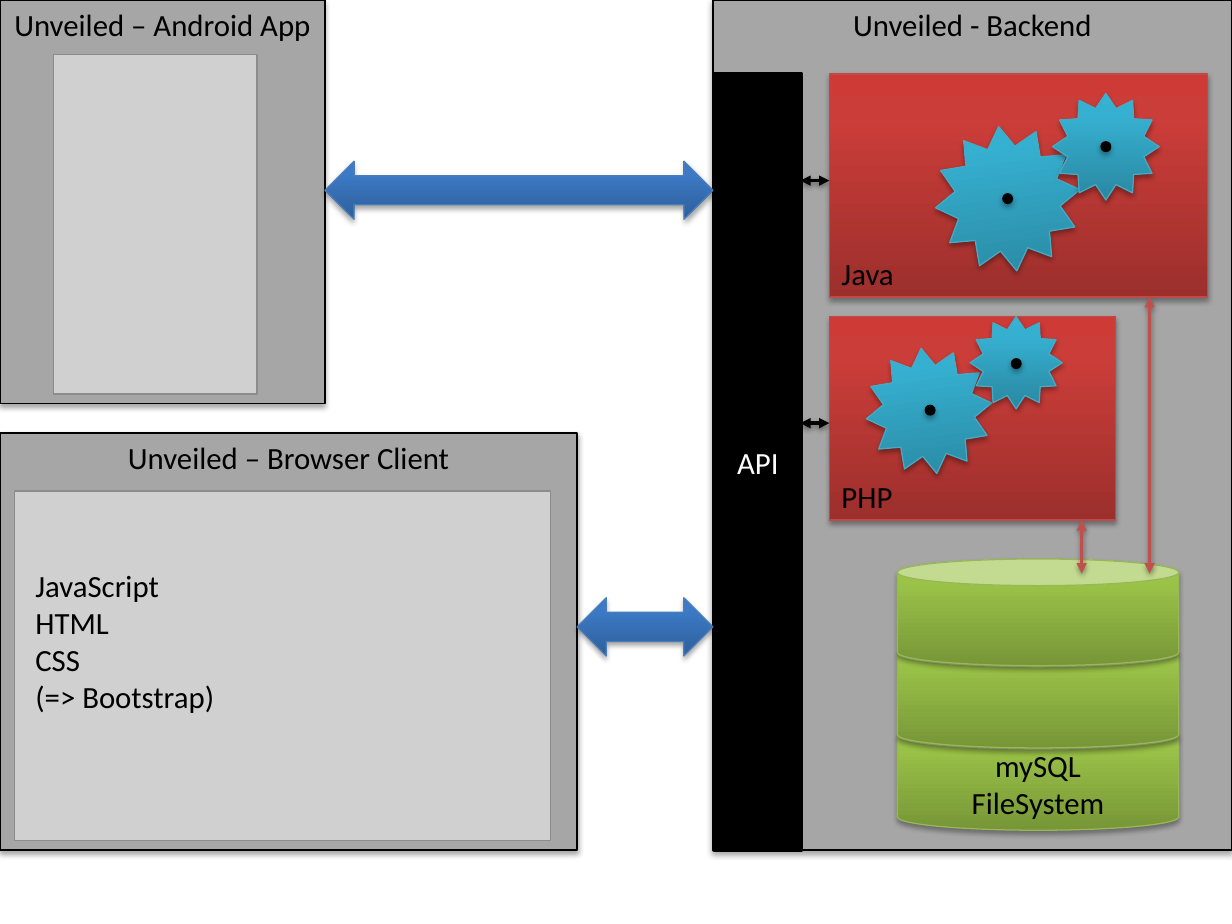
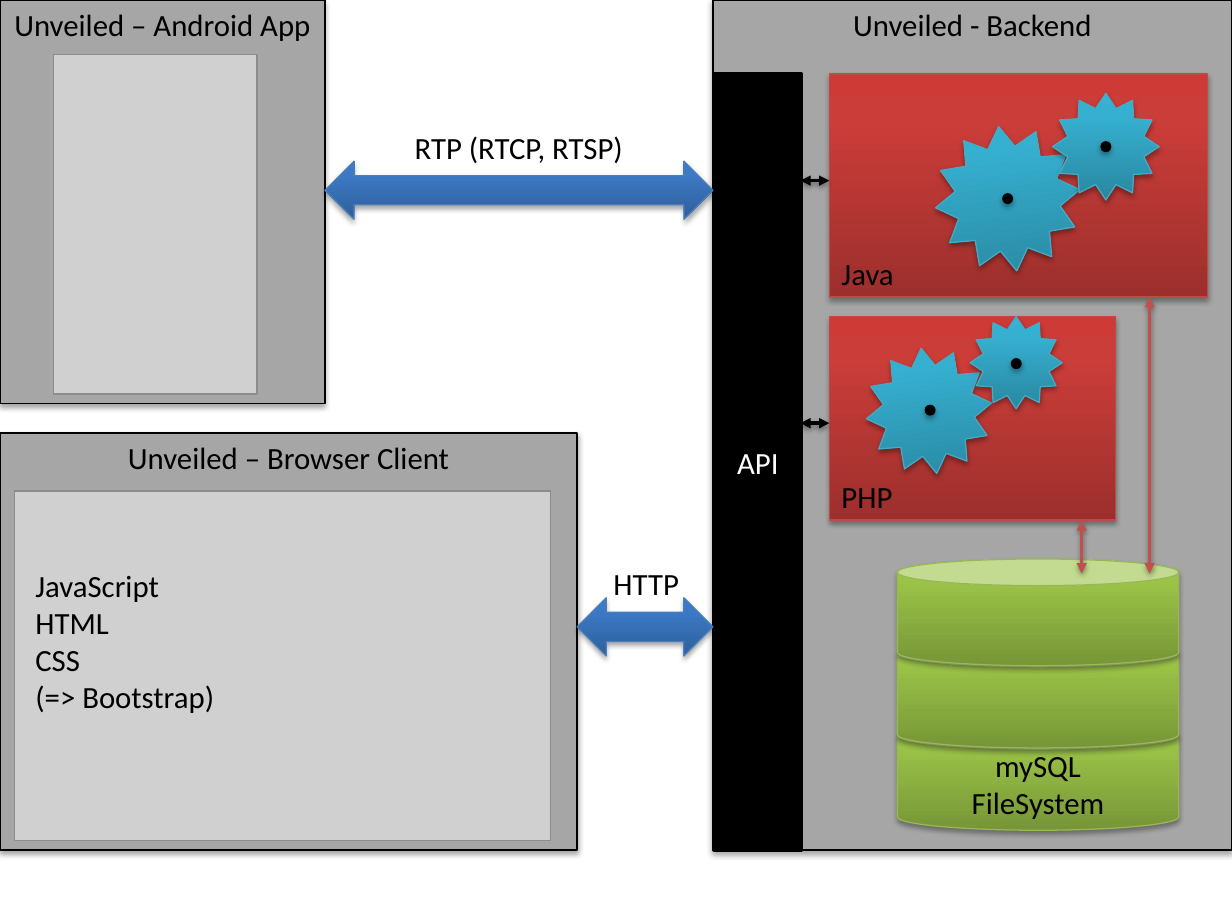
Before and after one commit to SAS-Systems/Unveiled-Documentation, a slide deck: slide 1 of Dokumente/Layouts.pptx. Drawn at 1232x924 pixels with LibreOffice and Linux fonts; fonts in the diff are those of the drawing; grey boxes stand for pictures. Boxes give left, top, right and bottom in pixels: in the first picture for what was removed or moved away, otherwise in the second. Text is boxed around its words. In the diff, an @@ line names an element or a change of style, - is before the commit and + after.

```diff
--- a/Dokumente/Layouts.pptx
+++ b/Dokumente/Layouts.pptx
@@ text added at [415,136,623,163], 18 pt, text #000000 @@
+RTP (RTCP, RTSP)
@@ text added at [613,575,678,595], 18 pt, text #000000 @@
+HTTP
```
Also in this commit, not shown: 1 other file.
